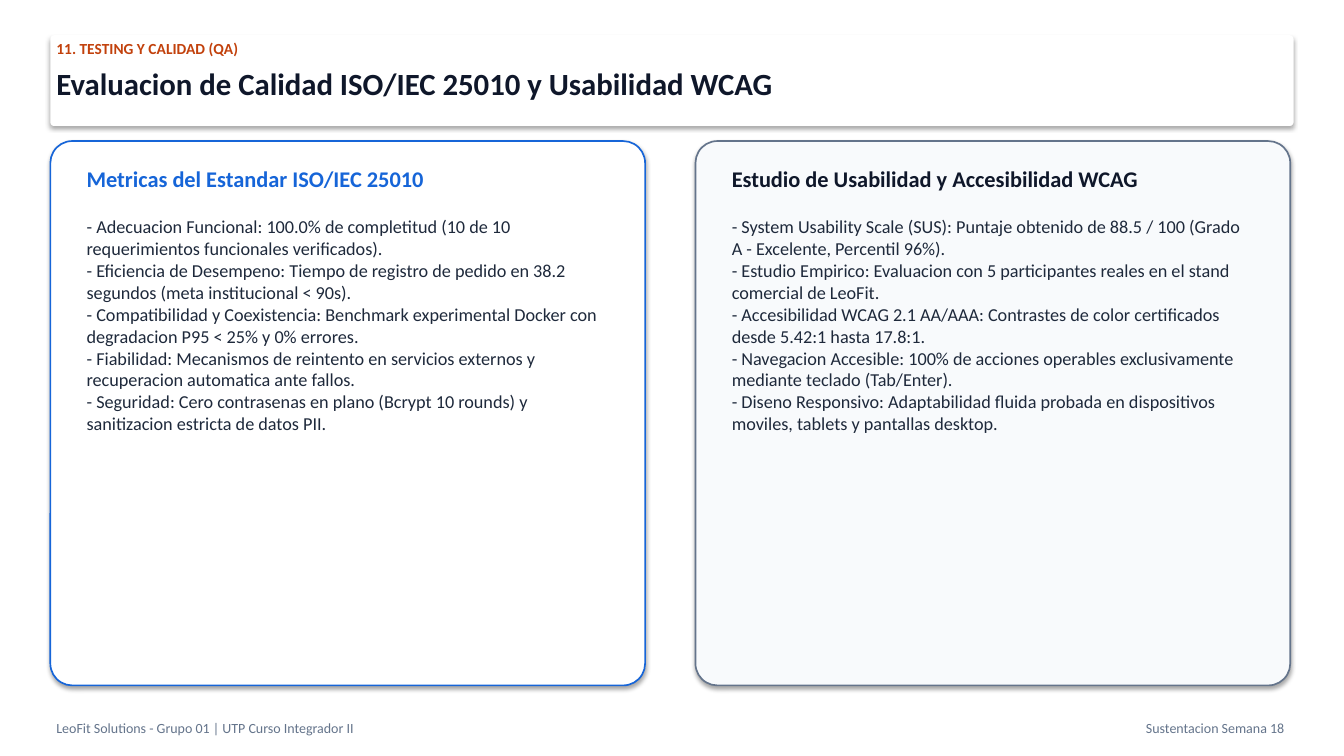
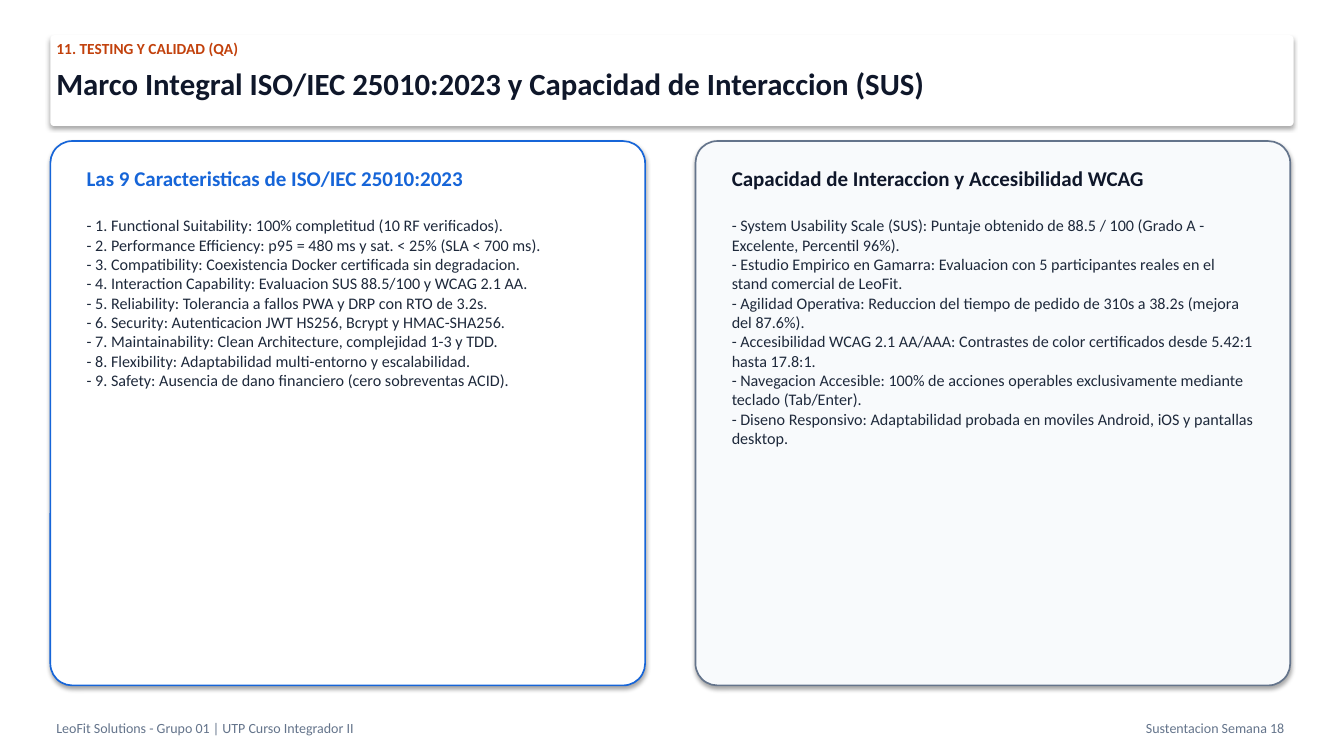
Before and after one commit to Leofit-Solutions-Grupo01/leofit-pedidos-sistema, a slide deck: slide 21 of docs/05_SUSTENTACION_PROYECTO_FINAL_SEMANA_18/03_PRESENTACION_OFICIAL_SUSTENTACION_PROYECTO_FINAL.pptx. Drawn at 1344x756 pixels with LibreOffice and Linux fonts; fonts in the diff are those of the drawing. Boxes give left, top, right and bottom in pixels: in the first picture for what was removed or moved away, otherwise in the second. Text is boxed around its words. In the diff, an @@ line names an element or a change of style, - is before the commit and + after.

Commit message:
feat(quality): integra marco riguroso iso25010-2023, percentiles sre y resiliencia cloud en informe y presentacion

```diff
--- a/docs/05_SUSTENTACION_PROYECTO_FINAL_SEMANA_18/03_PRESENTACION_OFICIAL_SUSTENTACION_PROYECTO_FINAL.pptx
+++ b/docs/05_SUSTENTACION_PROYECTO_FINAL_SEMANA_18/03_PRESENTACION_OFICIAL_SUSTENTACION_PROYECTO_FINAL.pptx
@@ text at [56,72,924,101]: text changed @@
-Evaluacion de Calidad ISO/IEC 25010 y Usabilidad WCAG
+Marco Integral ISO/IEC 25010:2023 y Capacidad de Interaccion (SUS)
@@ text at [87,171,462,187]: text changed; size 16 to 15 pt @@
-Metricas del Estandar ISO/IEC 25010
+Las 9 Caracteristicas de ISO/IEC 25010:2023
@@ text at [732,171,1144,190]: text changed; size 16 to 15 pt @@
-Estudio de Usabilidad y Accesibilidad WCAG
+Capacidad de Interaccion y Accesibilidad WCAG
@@ text at [95,219,540,389]: text changed; size 13 to 11.5 pt @@
-- Adecuacion Funcional: 100.0% de completitud (10 de 10 requerimientos funcionales verificados).
-- Eficiencia de Desempeno: Tiempo de registro de pedido en 38.2 segundos (meta institucional < 90s).
-- Compatibilidad y Coexistencia: Benchmark experimental Docker con degradacion P95 < 25% y 0% errores.
-- Fiabilidad: Mecanismos de reintento en servicios externos y recuperacion automatica ante fallos.
-- Seguridad: Cero contrasenas en plano (Bcrypt 10 rounds) y sanitizacion estricta de datos PII.
+- 1. Functional Suitability: 100% completitud (10 RF verificados).
+- 2. Performance Efficiency: p95 = 480 ms y sat. < 25% (SLA < 700 ms).
+- 3. Compatibility: Coexistencia Docker certificada sin degradacion.
+- 4. Interaction Capability: Evaluacion SUS 88.5/100 y WCAG 2.1 AA.
+- 5. Reliability: Tolerancia a fallos PWA y DRP con RTO de 3.2s.
+- 6. Security: Autenticacion JWT HS256, Bcrypt y HMAC-SHA256.
+- 7. Maintainability: Clean Architecture, complejidad 1-3 y TDD.
+- 8. Flexibility: Adaptabilidad multi-entorno y escalabilidad.
+- 9. Safety: Ausencia de dano financiero (cero sobreventas ACID).
@@ text at [732,219,1252,407]: size 13 to 11.5 pt in "- System Usability Scale (SUS): Puntaje obtenido ...", "- Accesibilidad WCAG 2.1 AA/AAA: Contrastes de ...", "- Navegacion Accesible: 100% de acciones operables ..." @@
@@ text at [732,258,1239,330]: text changed; size 13 to 11.5 pt @@
-- Estudio Empirico: Evaluacion con 5 participantes reales en el stand comercial de LeoFit.
+- Estudio Empirico en Gamarra: Evaluacion con 5 participantes reales en el stand comercial de LeoFit.
+- Agilidad Operativa: Reduccion del tiempo de pedido de 310s a 38.2s (mejora del 87.6%).
@@ text at [732,413,1253,447]: text changed; size 13 to 11.5 pt @@
-- Diseno Responsivo: Adaptabilidad fluida probada en dispositivos moviles, tablets y pantallas desktop.
+- Diseno Responsivo: Adaptabilidad probada en moviles Android, iOS y pantallas desktop.
```
Also in this commit, not shown: 5 other slides changed, 11 other files.
